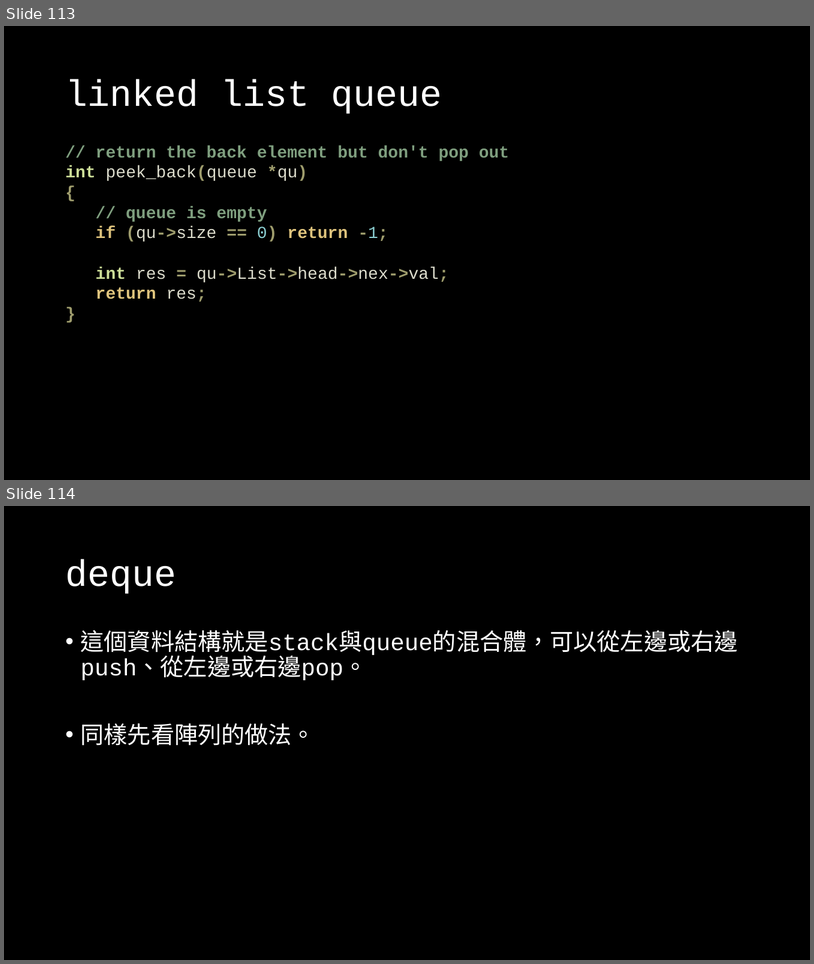
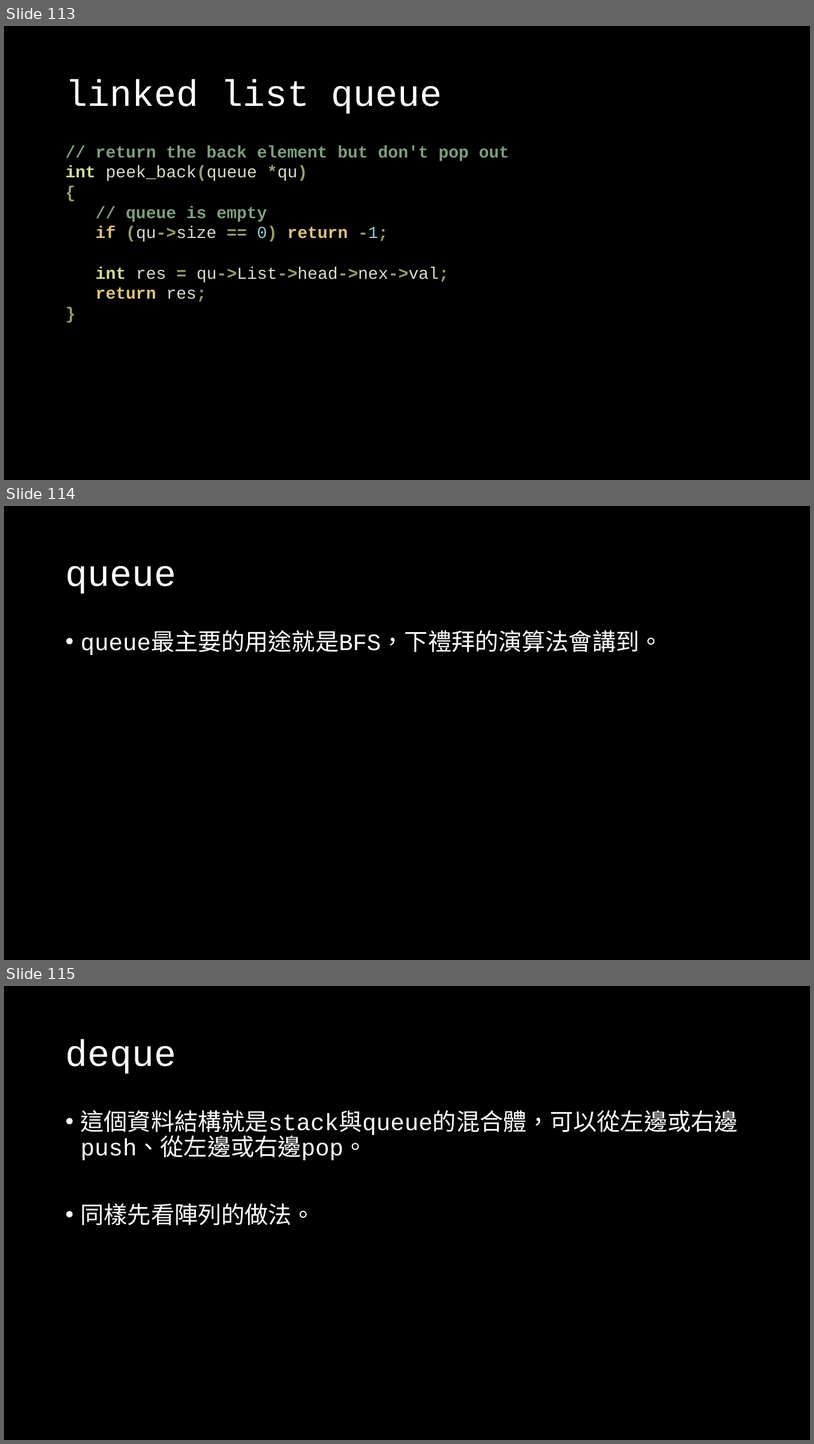
Before and after one commit to OEmiliatanO/those_c_prog_didnt_teach, a slide deck: Ch3/Ch3-data structure.pptx. Shown one above the other, each under a label of ours: slides 113 and 114 before the commit, slides 113, 114 and 115 after it. The pictures are 814x964 and 814x1444 pixels, drawn with LibreOffice and Linux fonts; fonts in the diff are those of the drawing. Boxes give left, top, right and bottom in pixels: in the first picture for what was removed or moved away, otherwise in the second. Text is boxed around its words. In the diff, an @@ line names an element or a change of style, - is before the commit and + after.

```diff
--- a/Ch3/Ch3-data structure.pptx
+++ b/Ch3/Ch3-data structure.pptx
@@ slide 114 added at [4,506,810,960], background #000000 @@
@@ title added at [65,566,176,594], 44 pt, text #FFFFFF @@
+queue
@@ text added at [81,633,663,655], 28 pt, text #FFFFFF @@
+• queue最主要的用途就是BFS，下禮拜的演算法會講到。
@@ what was slide 114 is now slide 115 @@
```
Also in this commit, not shown: 12 slides changed, 3 other slides added, 1 other file.
